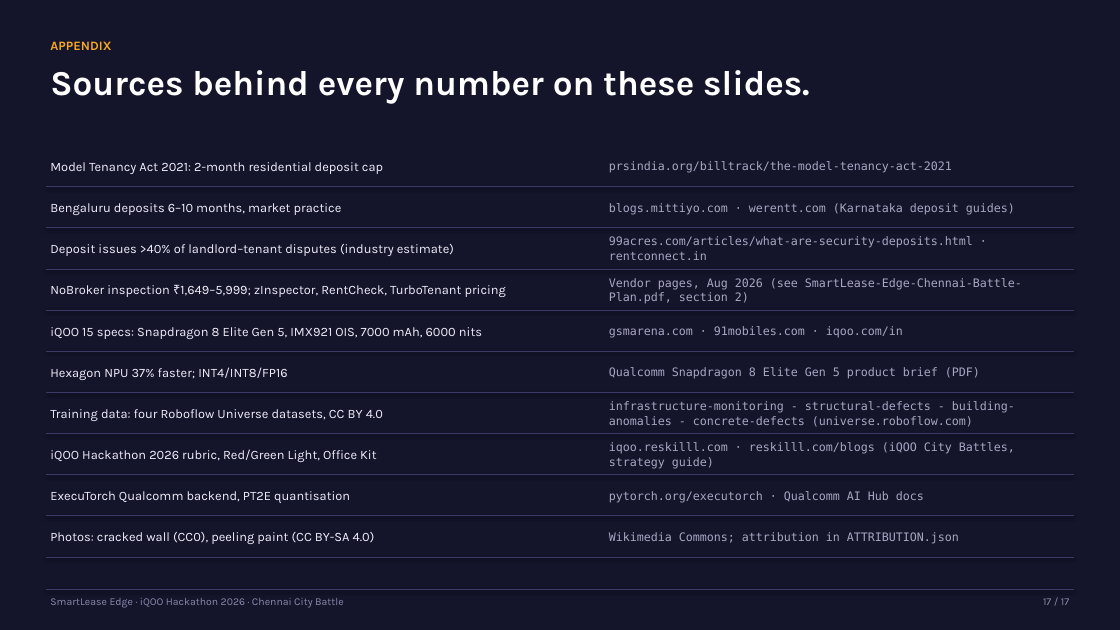
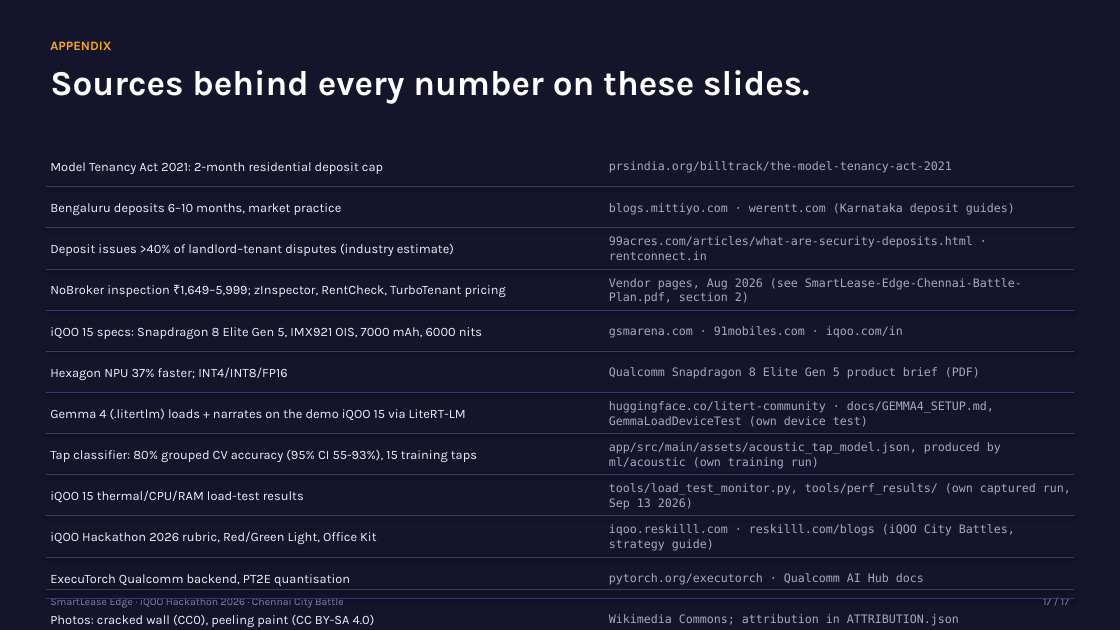
Before and after one commit to muhammedsayeedurrahman/smartlease-edge-chennai, a slide deck: slide 17 of docs/pitch/SmartLease-Edge-iQOO-Hackathon-2026.pptx. Drawn at 1120x630 pixels with LibreOffice and Linux fonts; fonts in the diff are those of the drawing. Boxes give left, top, right and bottom in pixels: in the first picture for what was removed or moved away, otherwise in the second. Text is boxed around its words. In the diff, an @@ line names an element or a change of style, - is before the commit and + after.

Commit message:
docs: update pitch deck

```diff
--- a/docs/pitch/SmartLease-Edge-iQOO-Hackathon-2026.pptx
+++ b/docs/pitch/SmartLease-Edge-iQOO-Hackathon-2026.pptx
@@ text at (50,409,466,420): text changed @@
-Training data: four Roboflow Universe datasets, CC BY 4.0
+Gemma 4 (.litertlm) loads + narrates on the demo iQOO 15 via LiteRT-LM
@@ text at (609,401,994,427): text changed @@
-infrastructure-monitoring - structural-defects - building-anomalies - concrete-defects (universe.roboflow.com)
+huggingface.co/litert-community · docs/GEMMA4_SETUP.md, GemmaLoadDeviceTest (own device test)
@@ text added at (609,442,1001,469), 10 pt, text #A9A6C2 @@
+app/src/main/assets/acoustic_tap_model.json, produced by ml/acoustic (own training run)
@@ text added at (50,450,477,462), 11 pt, text #F1EEFA @@
+Tap classifier: 80% grouped CV accuracy (95% CI 55-93%), 15 training taps
@@ text added at (50,490,304,502), 11 pt, text #F1EEFA @@
+iQOO 15 thermal/CPU/RAM load-test results
@@ text added at (609,483,1071,510), 10 pt, text #A9A6C2 @@
+tools/load_test_monitor.py, tools/perf_results/ (own captured run, Sep 13 2026)
@@ 4 texts: place and size @@
-4 texts at (50,442,1015,503)
+4 texts at (50,524,1015,586)
@@ line added from (46, 598) to (1074, 598), #3B3A66 0.5 pt @@
@@ text "Photos: cracked wall (CC0), peeling ...": place and size @@
-text "Photos: cracked wall (CC0), peeling ..." at (50,532,375,544)
+text "Photos: cracked wall (CC0), peeling ..." at (50,615,375,627)
@@ text "Wikimedia Commons; attribution in ATTRIBUTION.json": place and size @@
-text "Wikimedia Commons; attribution in ATTRIBUTION.json" at (609,532,959,544)
+text "Wikimedia Commons; attribution in ATTRIBUTION.json" at (609,614,959,626)
```
Also in this commit, not shown: 14 other slides changed.
